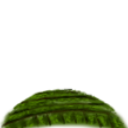
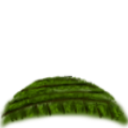
Layered file, before and after one edit (w=128, h=128). Changes by layer:
painted on "Fons" over <box>0,74,128,128</box>
